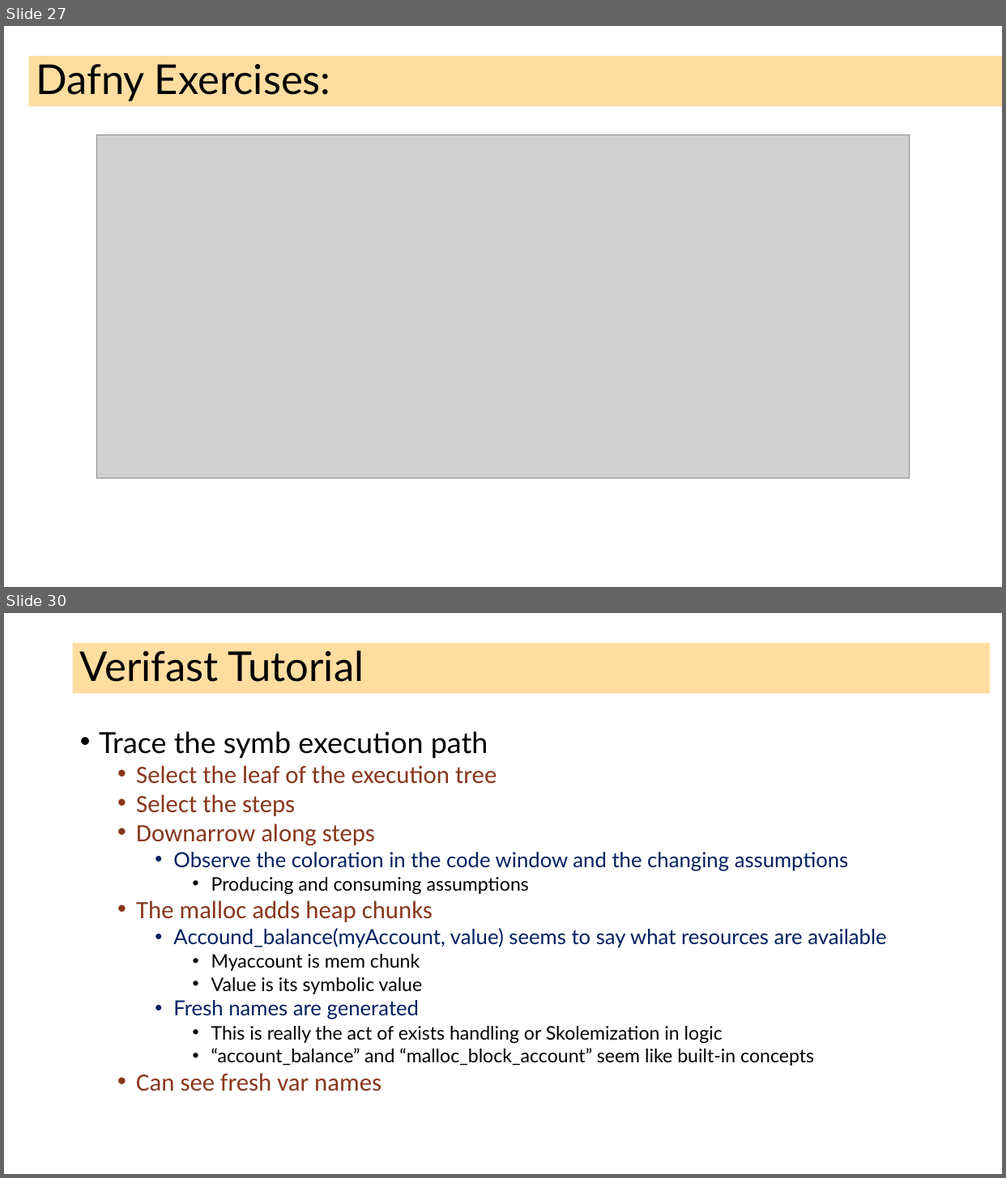
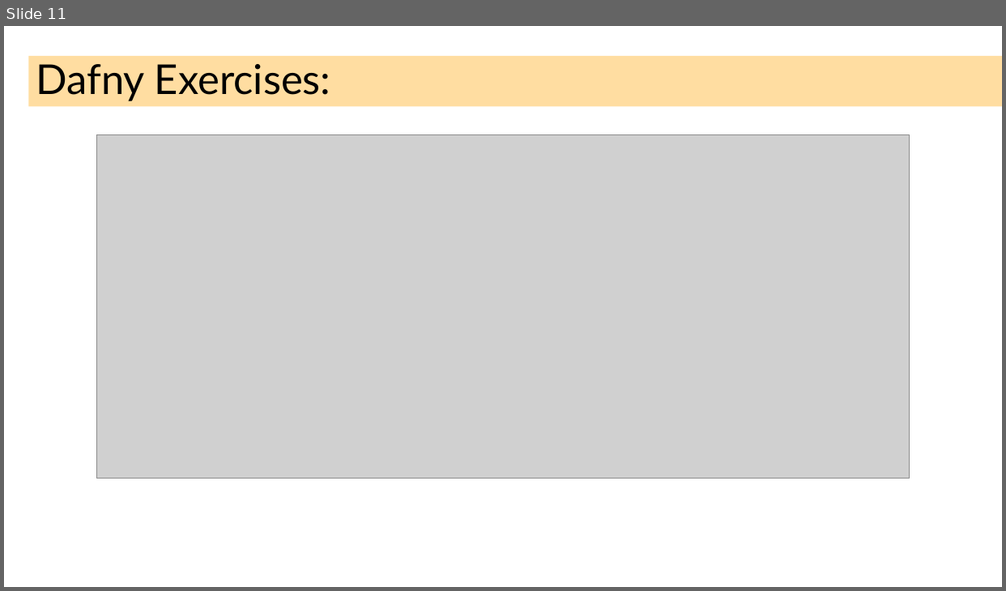
Before and after one commit to ganeshutah/cs6110s22, a slide deck: Lec17/Lec17.pptx. Shown one above the other, each under a label of ours: slides 27 and 30 before the commit, slide 11 after it; the slides between them are not shown. The pictures are 1006x1178 and 1006x591 pixels, drawn with LibreOffice and Linux fonts; fonts in the diff are those of the drawing; grey boxes stand for pictures. Boxes give left, top, right and bottom in pixels: in the first picture for what was removed or moved away, otherwise in the second. Text is boxed around its words. In the diff, an @@ line names an element or a change of style, - is before the commit and + after.

```diff
--- a/Lec17/Lec17.pptx
+++ b/Lec17/Lec17.pptx
@@ slide 30 removed at (x1=4, y1=613, x2=1002, y2=1174), background #FFFFFF @@
@@ title removed at (x1=73, y1=643, x2=990, y2=694) @@
-Verifast Tutorial
@@ text removed at (x1=99, y1=731, x2=886, y2=1092) @@
-• Trace the symb execution path
-  • Select the leaf of the execution tree
-  • Select the steps
-  • Downarrow along steps
-    • Observe the coloration in the code window and the changing assumptions
-      • Producing and consuming assumptions
-  • The malloc adds heap chunks
-    • Accound_balance(myAccount, value) seems to say what resources are available
-      • Myaccount is mem chunk
-      • Value is its symbolic value
-    • Fresh names are generated
-      • This is really the act of exists handling or Skolemization in logic
-      • “account_balance” and “malloc_block_account” seem like built-in concepts
-  • Can see fresh var names
@@ what was slide 27 is now slide 11 @@
```
Also in this commit, not shown: 2 slides changed, 4 slides added, 28 other slides removed, 21 other files.
